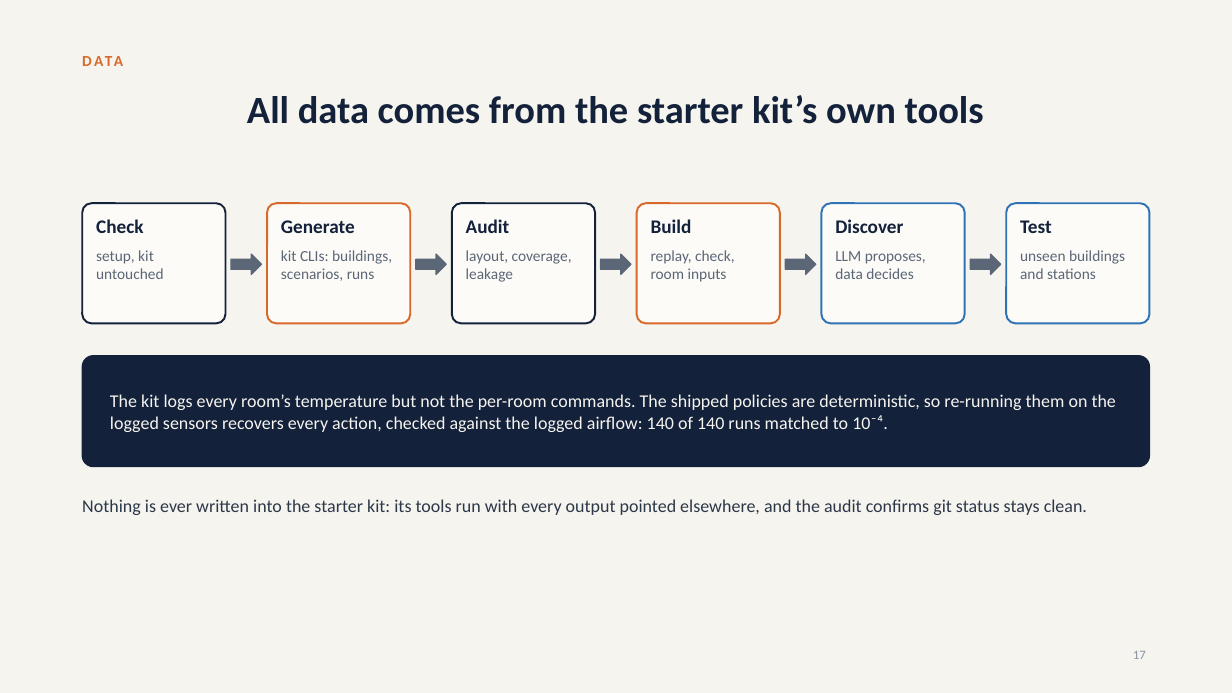
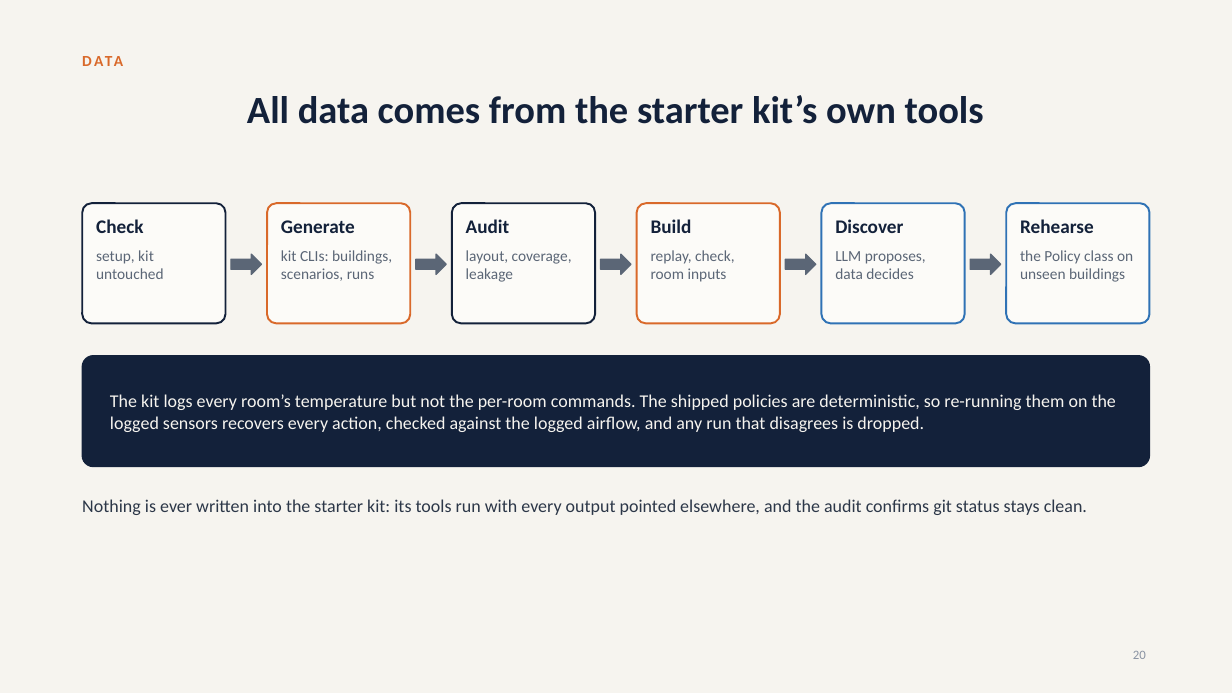
Before and after one commit to srivathsanb14/working-code, a slide deck: slide 20 of docs/One_Controller_for_Every_Building.pptx (slide 17 before the commit). Drawn at 1232x693 pixels with LibreOffice and Linux fonts; fonts in the diff are those of the drawing. Boxes give left, top, right and bottom in pixels: in the first picture for what was removed or moved away, otherwise in the second. Text is boxed around its words. In the diff, an @@ line names an element or a change of style, - is before the commit and + after.

```diff
--- a/docs/One_Controller_for_Every_Building.pptx
+++ b/docs/One_Controller_for_Every_Building.pptx
@@ text at (1020,219,1094,233): text changed @@
-Test
+Rehearse
@@ text at (1020,250,1133,282): text changed @@
-unseen buildings and stations
+the Policy class on unseen buildings
@@ text at (110,394,1116,432): text changed @@
-The kit logs every room’s temperature but not the per-room commands. The shipped policies are deterministic, so re-running them on the logged sensors recovers every action, checked against the logged airflow: 140 of 140 runs matched to 10⁻⁴.
+The kit logs every room’s temperature but not the per-room commands. The shipped policies are deterministic, so re-running them on the logged sensors recovers every action, checked against the logged airflow, and any run that disagrees is dropped.
@@ page number at (1133,651,1146,659): text changed @@
-17
+20
```
Also in this commit, not shown: 2 other slides changed, 4 slides added, 1 slide removed, 55 other files.
